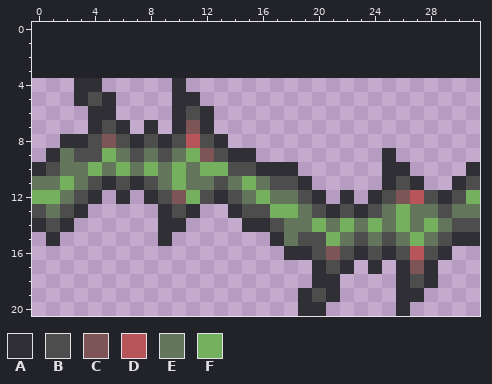
Edited in one commit: pixel-art sprite (Assets/Vine.png). This is how it looked before the edit.
The file is 64x34 pixels, drawn in blocks of 2x2; one block is one cell here. Colours within 5 levels of each other are drawn and written as one. The old version is drawn lined up with the new one, on the new canvas.
Palette (. is transparent): A #302f35  B #4d4d4d  C #7d5557  D #b8555b  E #63765c  F #74b05d
Pixels before, first column x 0:
 4 ...AA.....A.....................
 5 ...ABA....AA....................
 6 ....AA....ABA...................
 7 ....ABA.A.ACA...................
 8 ..AABCBABABDBA..................
 9 .AEBBFEBEBEFCBAA.........A......
10 ABEEFEFEFEFEFFBBAAA......AA....A
11 EEFEBABABEFEEBEFEBBA.....ABA..AB
12 FFEBA.A.ABCFBABEFEEBA.A.ABCDBABF
13 BEBA.....ABA..ABBFFEBABABEFEEBEE
14 ABA......AA....AABEEFEFEFEFEFEBB
15 .A.......A.......AEBBFEBEBEFEBAA
16 ..................AABCBABABDBA..
17 ....................ABA.A.ACA...
18 ....................AA....ABA...
19 ...................ABA....AA....
20 ...................AA.....A.....
Once edited:
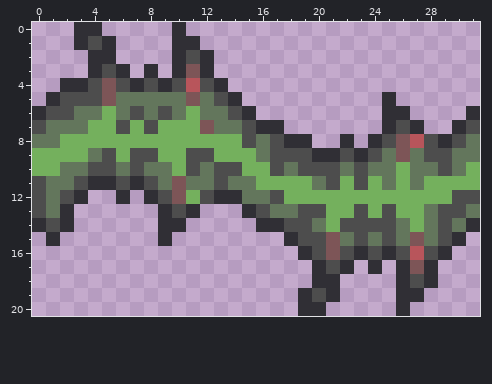
From old to new:
canvas 32x17 -> 32x21, the old top-left corner now at 0,4
Changed rows in their new state; - is an unchanged pixel.
first column x 0:
 0 ---AA-----A---------------------
 1 ---ABA----AA--------------------
 2 ----AA----ABA-------------------
 3 ----ABA-A-ACA-------------------
 4 --A-BCBABABDBA------------------
 5 -ABB-CEEEEECEBA----------A------
 6 ABBEEFEBEBEFEEBA---------AA----A
 7 BEEEFFBFBFFFCEEBAA-------ABA--AB
 8 EEFFFFFFFFFFFFFBEBAA--A-ABCDBABE
 9 FFFFEBF-BFFBBFFFEBBBAABABECEBBEE
10 FF--BBEBE--BEB-FFBEBBBEBEEFEEBEF
11 B-EBA-----C----EFFFFEBFBFEFEFFFF
12 BEBA.---------A-EBFFFFFFFFFFFF-B
13 --A.----------.A-EEB-FFBFB-F--B-
14 ---------------.-ABBEFBBBBEFEBEA
15 -----------------.A--C-----C---.
16 ------------------.-------------
